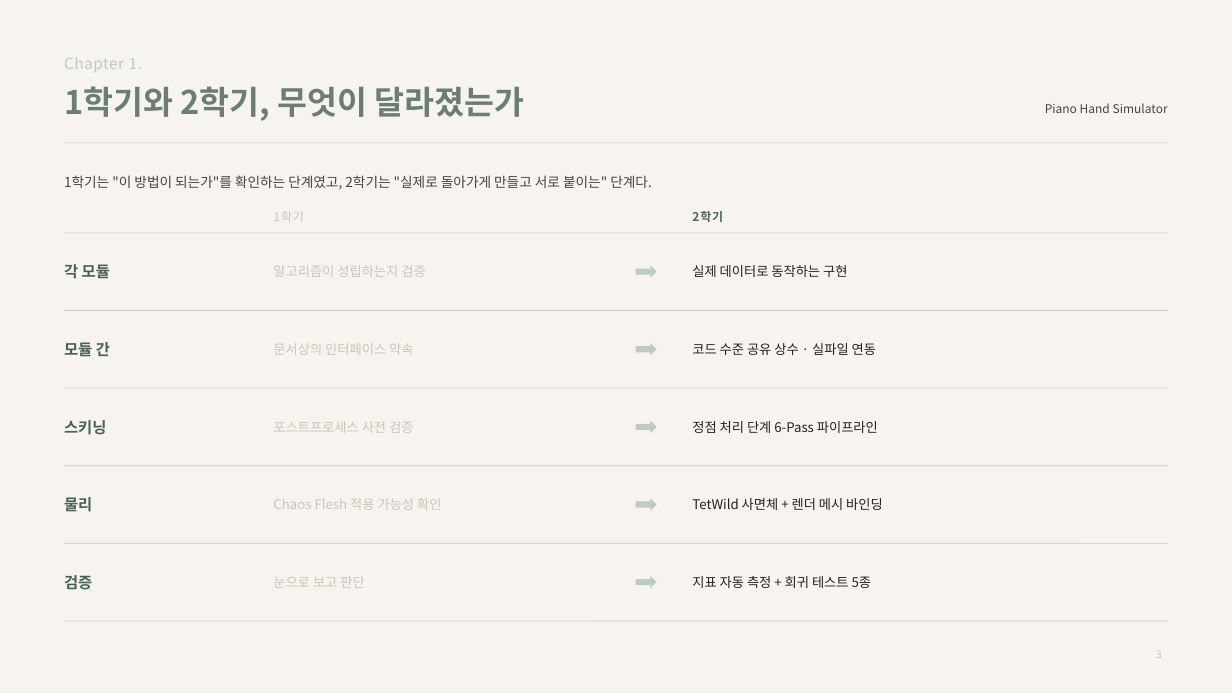
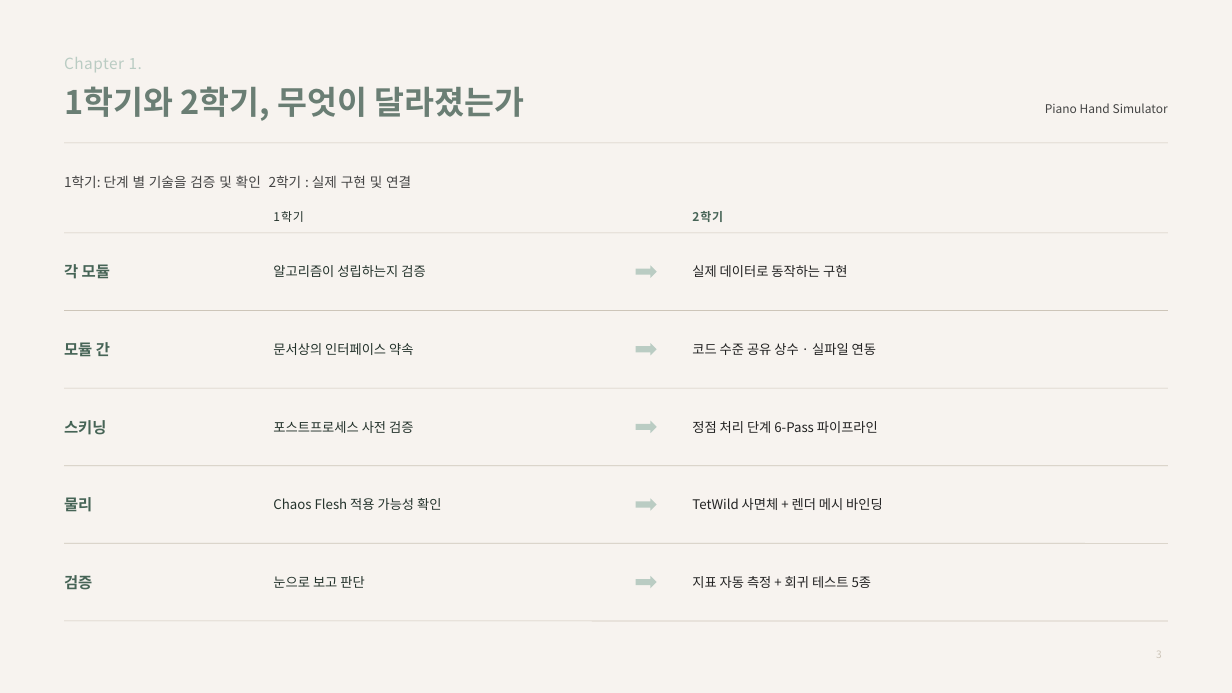
Before and after one commit to KonkukCSECapstoneTeam2-26-1/PianoHandSimulator, a slide deck: slide 3 of 03_Reports/2학기 2차 중간보고/최종 제출물/2학기_2차_중간발표.pptx. Drawn at 1232x693 pixels with LibreOffice and Linux fonts; fonts in the diff are those of the drawing. Boxes give left, top, right and bottom in pixels: in the first picture for what was removed or moved away, otherwise in the second. Text is boxed around its words. In the diff, an @@ line names an element or a change of style, - is before the commit and + after.

```diff
--- a/03_Reports/2학기 2차 중간보고/최종 제출물/2학기_2차_중간발표.pptx
+++ b/03_Reports/2학기 2차 중간보고/최종 제출물/2학기_2차_중간발표.pptx
@@ text at [64, 175, 411, 188]: text changed @@
-1학기는 "이 방법이 되는가"를 확인하는 단계였고, 2학기는 "실제로 돌아가게 만들고 서로 붙이는" 단계다.
+1학기: 단계 별 기술을 검증 및 확인 2학기 : 실제 구현 및 연결
@@ text colour #CDC5B9 to #23322B in 6 elements at [273, 211, 303, 222], [273, 265, 425, 277], [273, 343, 413, 355], [273, 421, 413, 433], [273, 498, 441, 510], [273, 576, 364, 588] @@
```
Also in this commit, not shown: 5 other slides changed, 3 other files.
